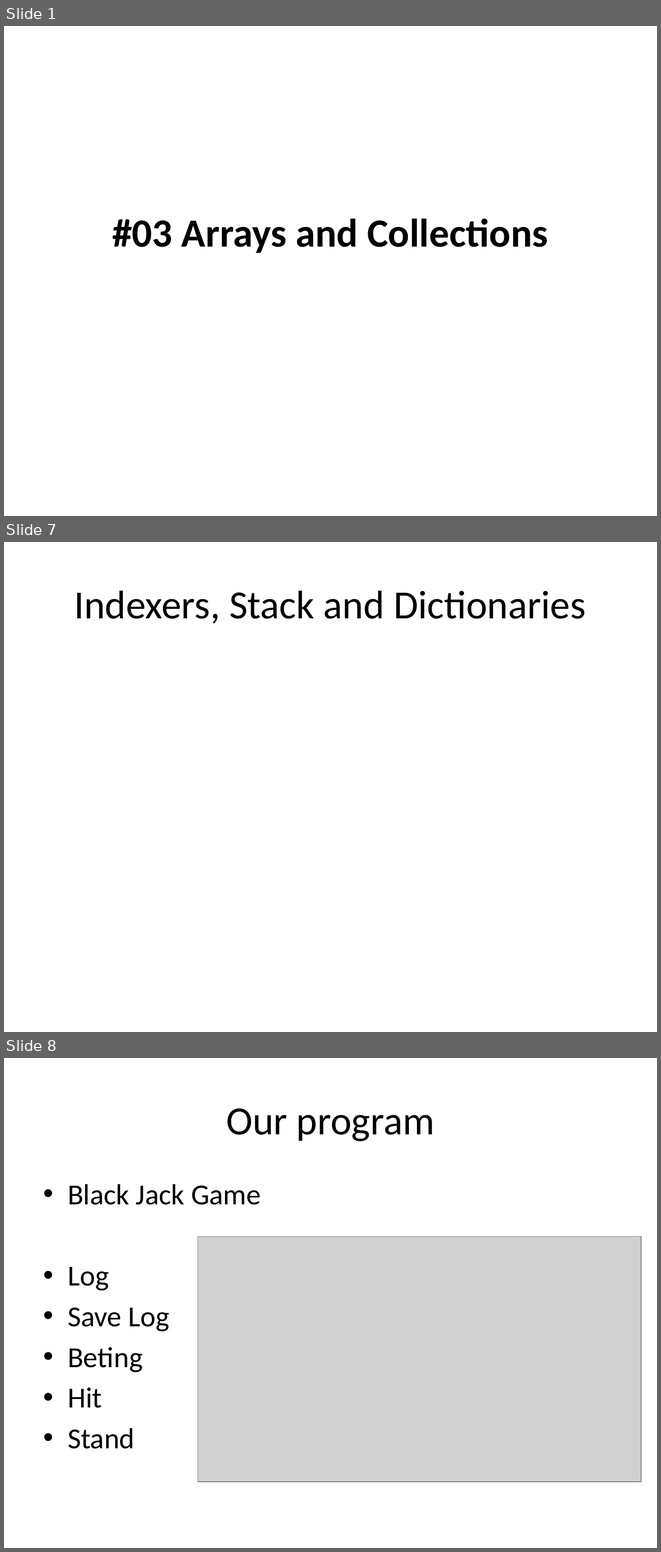
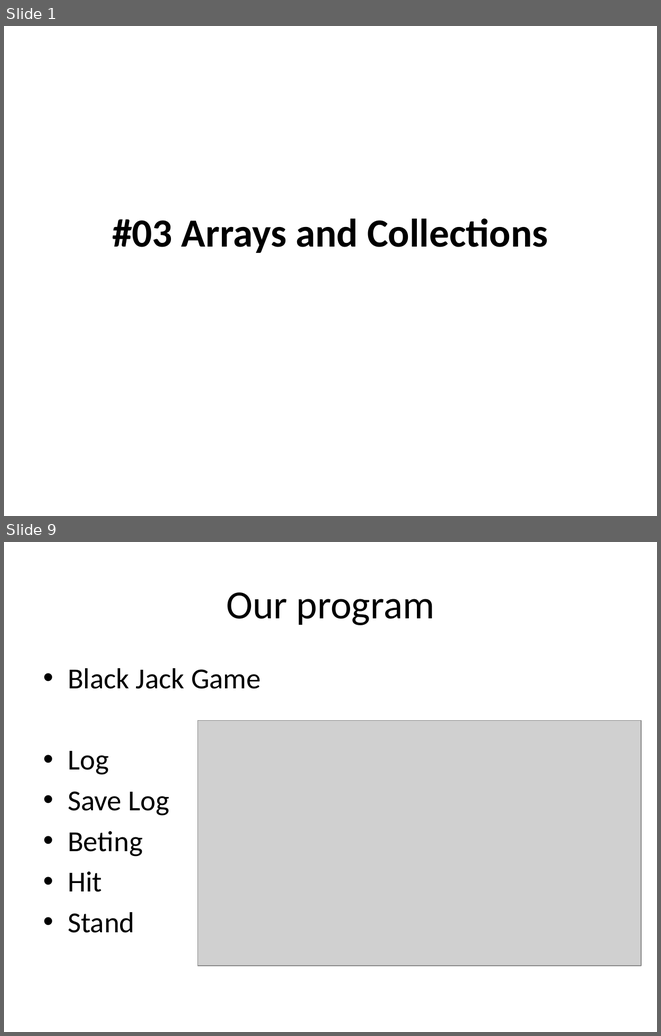
Before and after one commit to isurup/kalle-martin-group, a slide deck: OOPExam/03 Arrays and Collections.pptx. Shown one above the other, each under a label of ours: slides 1, 7 and 8 before the commit, slides 1 and 9 after it; the slides between them are not shown. The pictures are 661x1552 and 661x1036 pixels, drawn with LibreOffice and Linux fonts; fonts in the diff are those of the drawing; grey boxes stand for pictures. Boxes give left, top, right and bottom in pixels: in the first picture for what was removed or moved away, otherwise in the second. Text is boxed around its words. In the diff, an @@ line names an element or a change of style, - is before the commit and + after.

```diff
--- a/OOPExam/03 Arrays and Collections.pptx
+++ b/OOPExam/03 Arrays and Collections.pptx
@@ slide 7 removed at box(4, 542, 657, 1032), background #FFFFFF @@
@@ title removed at box(74, 590, 586, 624) @@
-Indexers, Stack and Dictionaries
@@ what was slide 8 is now slide 9 @@
```
Also in this commit, not shown: 3 slides changed, 5 slides added, 4 other slides removed.
